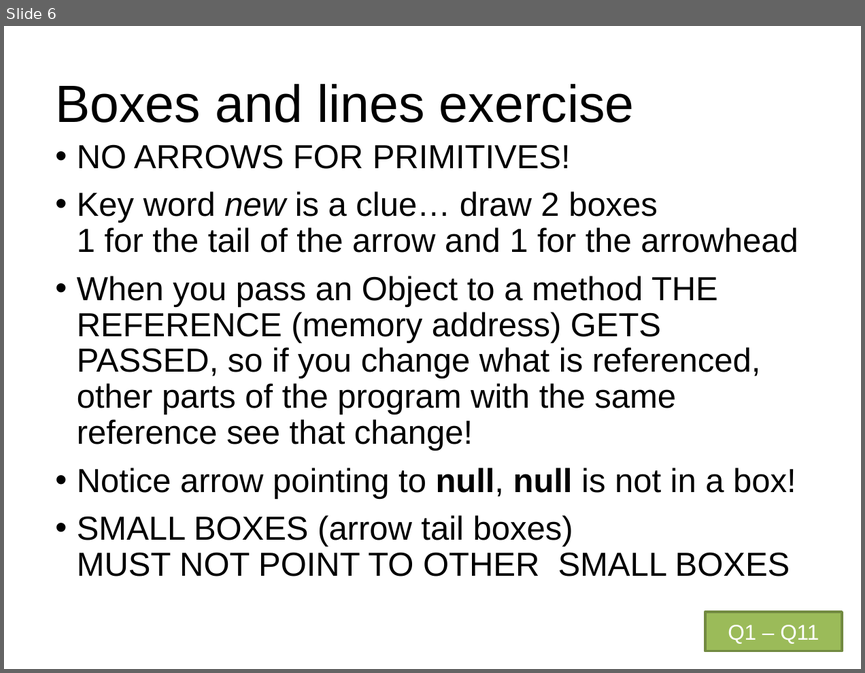
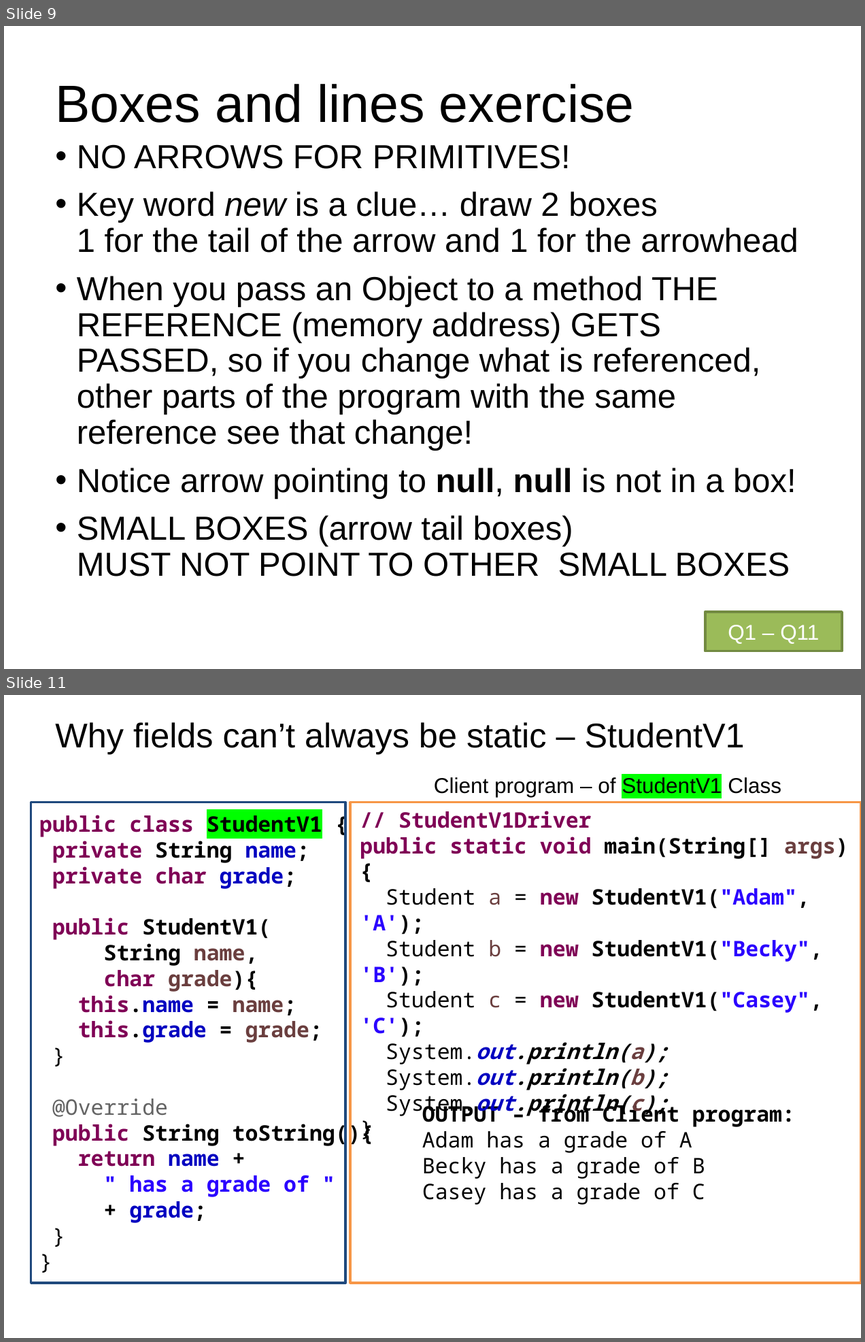
Before and after one commit to RHIT-CSSE/csse220, a slide deck: ClassMaterials/SimpleObjects/Slides/Part2-ObjectRefs.pptx. Shown one above the other, each under a label of ours: slide 6 before the commit, slides 9 and 11 after it; the slides between them are not shown. The pictures are 865x673 and 865x1342 pixels, drawn with LibreOffice and Linux fonts; fonts in the diff are those of the drawing. Boxes give left, top, right and bottom in pixels: in the first picture for what was removed or moved away, otherwise in the second. Text is boxed around its words. In the diff, an @@ line names an element or a change of style, - is before the commit and + after.

```diff
--- a/ClassMaterials/SimpleObjects/Slides/Part2-ObjectRefs.pptx
+++ b/ClassMaterials/SimpleObjects/Slides/Part2-ObjectRefs.pptx
@@ slide 11 added at [4,695,861,1338], background #FFFFFF @@
@@ title added at [55,722,745,754], 28.8 pt, text #000000 @@
+Why fields can’t always be static – StudentV1
@@ text added at [434,777,781,797], 18 pt, text #000000 @@
+Client program – of StudentV1 Class
@@ rectangle added at [31,802,346,1283], outline #1F497D 2 pt @@
@@ text added at [39,815,374,1223], 18 pt, text #000000, bold @@
+public class StudentV1 {
+private String name;
+private char grade;
+public StudentV1(
+String name,
+char grade){
+this.name = name;
+this.grade = grade;
+}
+@Override
+public String toString(){
+return name +
+" has a grade of "
++ grade;
+}
+}
@@ rectangle added at [350,802,861,1283], outline #F79646 2 pt @@
@@ text added at [360,811,848,1116], 18 pt, text #000000, bold @@
+// StudentV1Driver
+public static void main(String[] args) {
+Student a = new StudentV1("Adam", 'A');
+Student b = new StudentV1("Becky", 'B');
+Student c = new StudentV1("Casey", 'C');
+System.out.println(a);
+System.out.println(b);
+System.out.println(c);
+}
@@ text added at [422,1102,795,1204], 18 pt, text #000000 @@
+OUTPUT – from Client program:
+Adam has a grade of A
+Becky has a grade of B
+Casey has a grade of C
@@ what was slide 6 is now slide 9 @@
```
Also in this commit, not shown: 16 other slides added, 3 other files.
